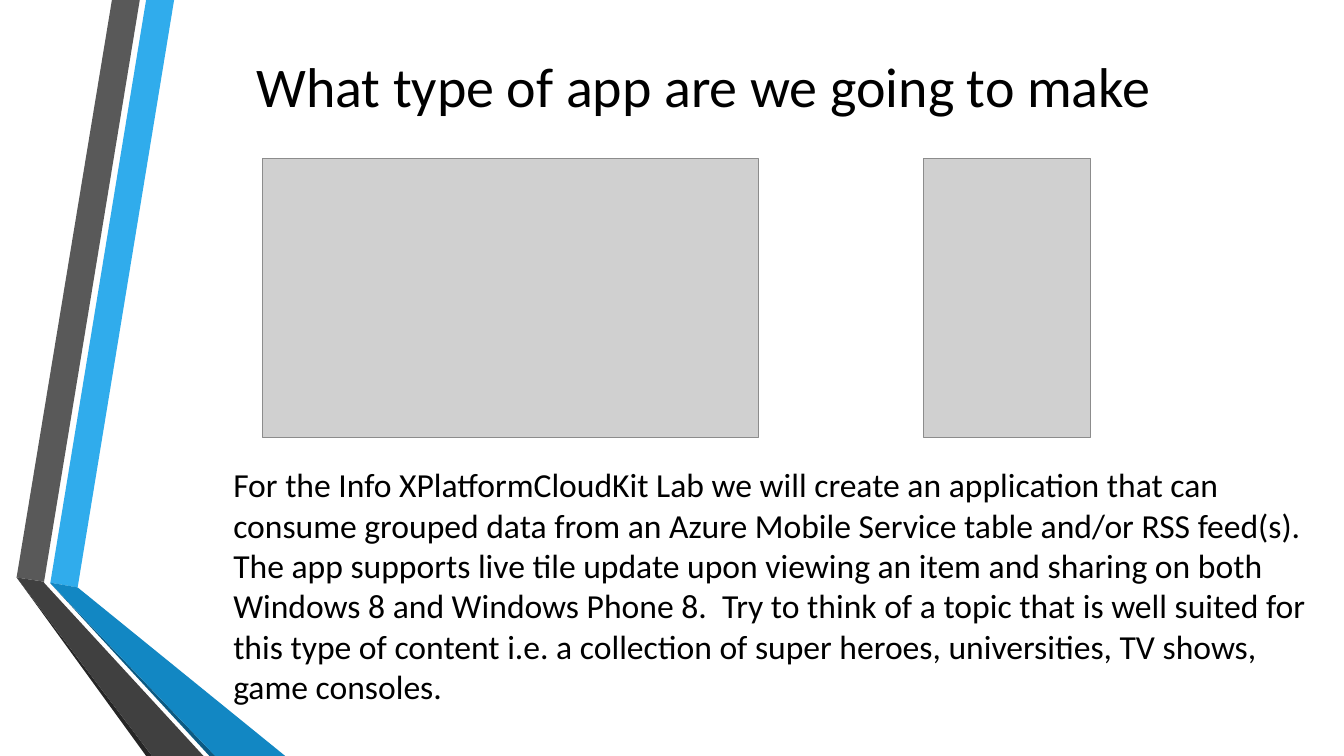
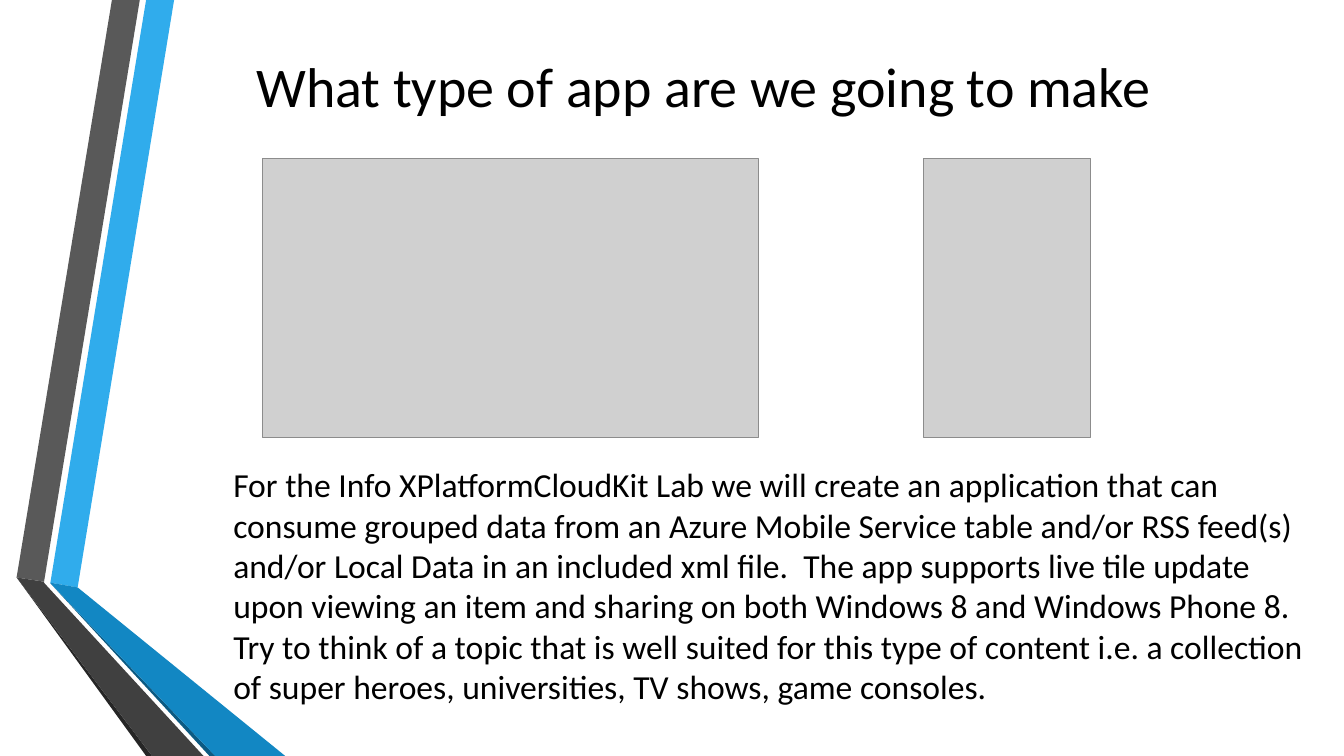
Before and after one commit to toolboc/XPlatformCloudKit, a slide deck: slide 2 of XPlatformCloudkit.pptx. Drawn at 1344x756 pixels with LibreOffice and Linux fonts; fonts in the diff are those of the drawing; grey boxes stand for pictures; background and template pictures are left out. Boxes give left, top, right and bottom in pixels: in the first picture for what was removed or moved away, otherwise in the second. Text is boxed around its words. In the diff, an @@ line names an element or a change of style, - is before the commit and + after.

```diff
--- a/XPlatformCloudkit.pptx
+++ b/XPlatformCloudkit.pptx
@@ text at (x1=233, y1=473, x2=1302, y2=705): text changed @@
-For the Info XPlatformCloudKit Lab we will create an application that can consume grouped data from an Azure Mobile Service table and/or RSS feed(s). The app supports live tile update upon viewing an item and sharing on both Windows 8 and Windows Phone 8. Try to think of a topic that is well suited for this type of content i.e. a collection of super heroes, universities, TV shows, game consoles.
+For the Info XPlatformCloudKit Lab we will create an application that can consume grouped data from an Azure Mobile Service table and/or RSS feed(s) and/or Local Data in an included xml file. The app supports live tile update upon viewing an item and sharing on both Windows 8 and Windows Phone 8. Try to think of a topic that is well suited for this type of content i.e. a collection of super heroes, universities, TV shows, game consoles.
```
Also in this commit, not shown: 10 other slides changed, 2 slides added.
